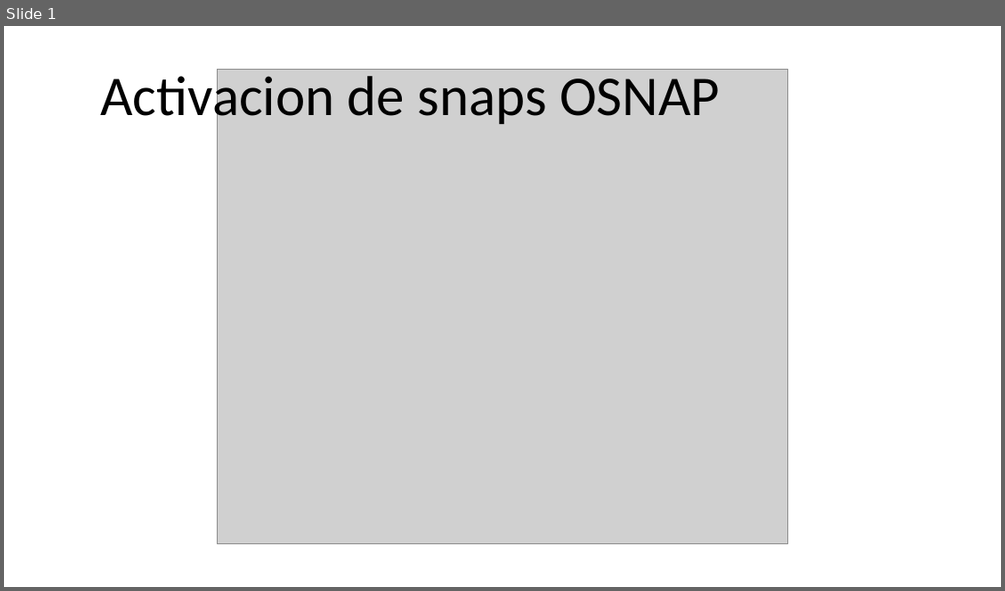
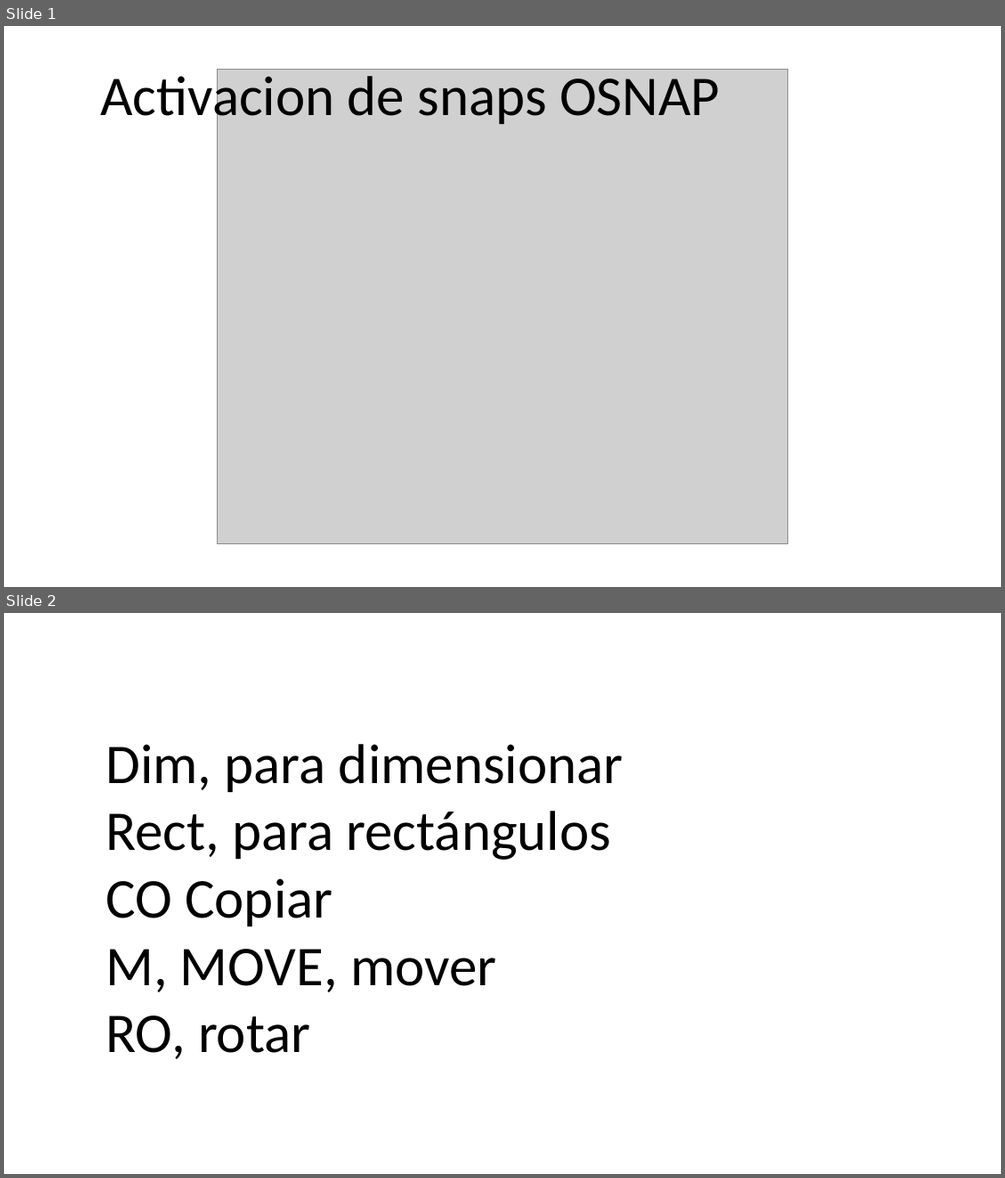
Before and after one commit to IvanRivera007/gitdocs-2026, a slide deck: Docs autocad/YOUTUBE.pptx. Shown one above the other, each under a label of ours: slide 1 before the commit, slides 1 and 2 after it. The pictures are 1005x591 and 1005x1178 pixels, drawn with LibreOffice and Linux fonts; fonts in the diff are those of the drawing; grey boxes stand for pictures. Boxes give left, top, right and bottom in pixels: in the first picture for what was removed or moved away, otherwise in the second. Text is boxed around its words. In the diff, an @@ line names an element or a change of style, - is before the commit and + after.

```diff
--- a/Docs autocad/YOUTUBE.pptx
+++ b/Docs autocad/YOUTUBE.pptx
@@ slide 2 added at bbox=[4, 613, 1001, 1174], background #FFFFFF @@
@@ text added at bbox=[105, 744, 623, 1059], 54 pt, text #000000 @@
+Dim, para dimensionar
+Rect, para rectángulos
+CO Copiar
+M, MOVE, mover
+RO, rotar
```
Also in this commit, not shown: 3 other slides added, 6 other files.
